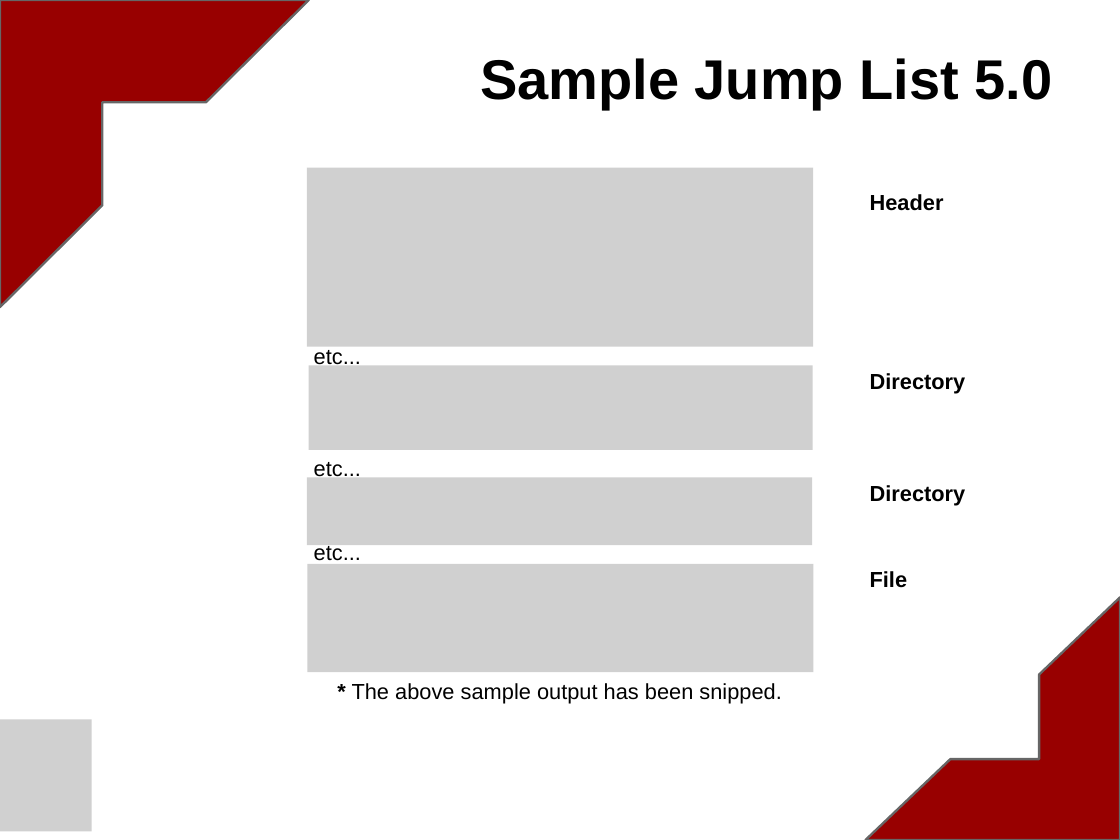
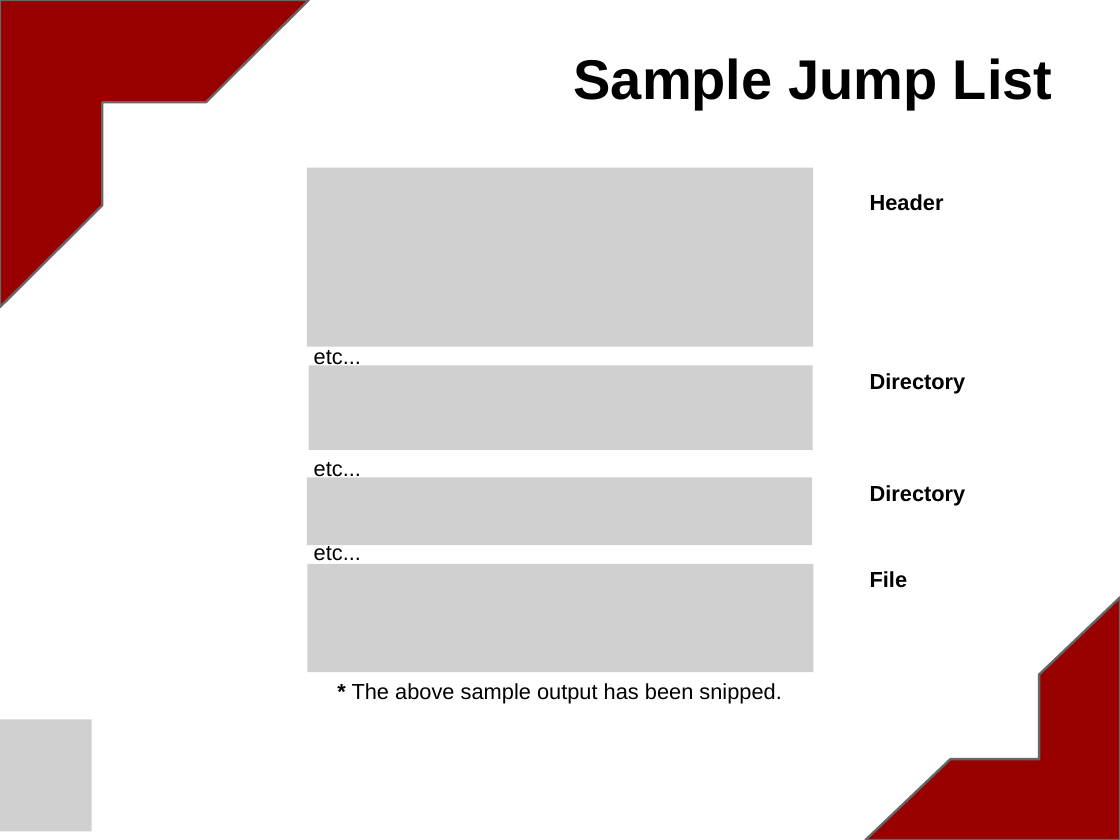
Before and after one commit to blakelyh/Jumplist, a slide deck: slide 7 of doc/project/WindowsJumpLists.pptx (slide 11 before the commit). Drawn at 1120x840 pixels with LibreOffice and Linux fonts; fonts in the diff are those of the drawing; grey boxes stand for pictures. Boxes give left, top, right and bottom in pixels: in the first picture for what was removed or moved away, otherwise in the second. Text is boxed around its words. In the diff, an @@ line names an element or a change of style, - is before the commit and + after.

```diff
--- a/doc/project/WindowsJumpLists.pptx
+++ b/doc/project/WindowsJumpLists.pptx
@@ title at [574, 58, 1052, 109]: text changed @@
-Sample Jump List 5.0
+Sample Jump List
```
Also in this commit, not shown: 6 other slides changed, 4 slides added, 5 slides removed.
